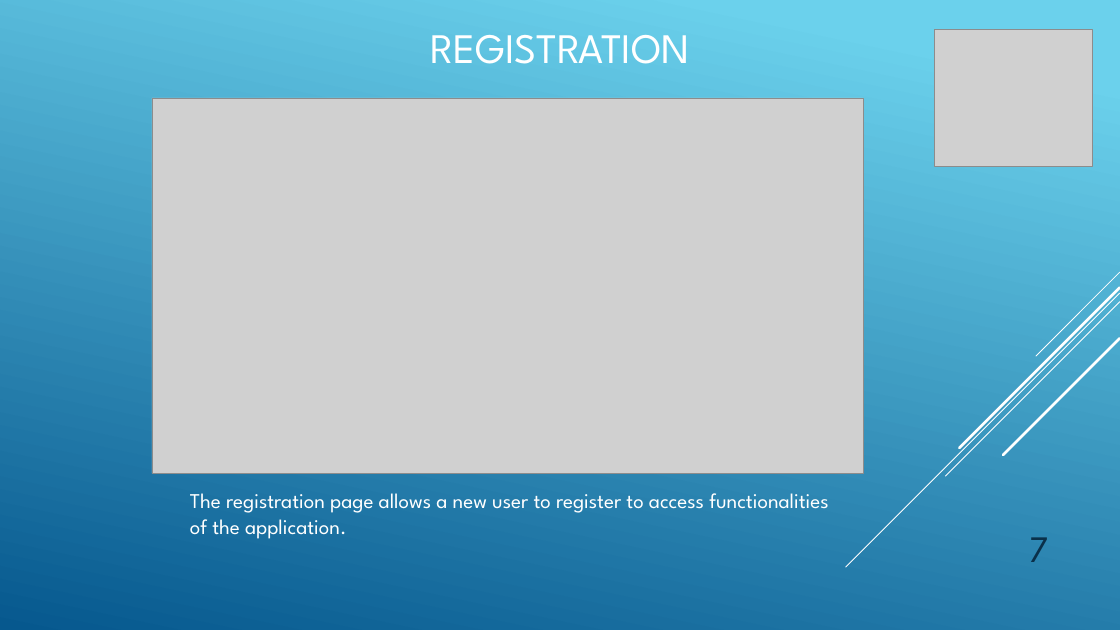
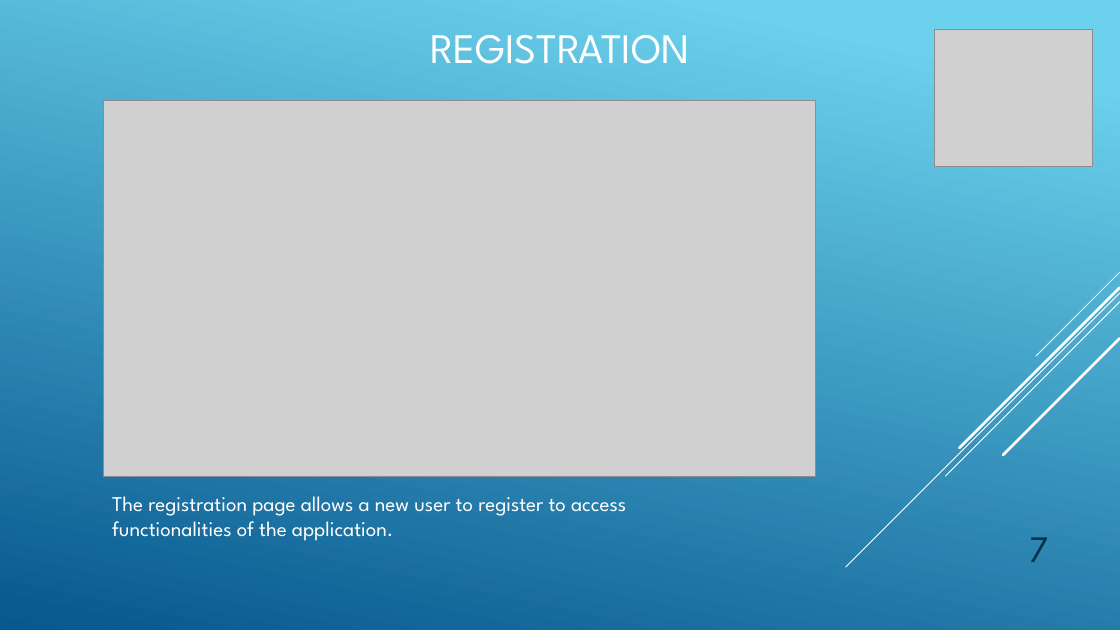
Before and after one commit to abarny/PTDawinSujet13, a slide deck: slide 7 of TeamShare.pptx. Drawn at 1120x630 pixels with LibreOffice and Linux fonts; fonts in the diff are those of the drawing; grey boxes stand for pictures. Boxes give left, top, right and bottom in pixels: in the first picture for what was removed or moved away, otherwise in the second. Text is boxed around its words. In the diff, an @@ line names an element or a change of style, - is before the commit and + after.

```diff
--- a/TeamShare.pptx
+++ b/TeamShare.pptx
@@ picture: place and size @@
-picture at <box>152,98,864,474</box>
+picture at <box>104,101,816,476</box>
@@ text "The registration page allows a ..." rewrapped from <box>190,493,829,539</box> to <box>112,496,626,541</box> @@
```
Also in this commit, not shown: 1 other slide changed.
